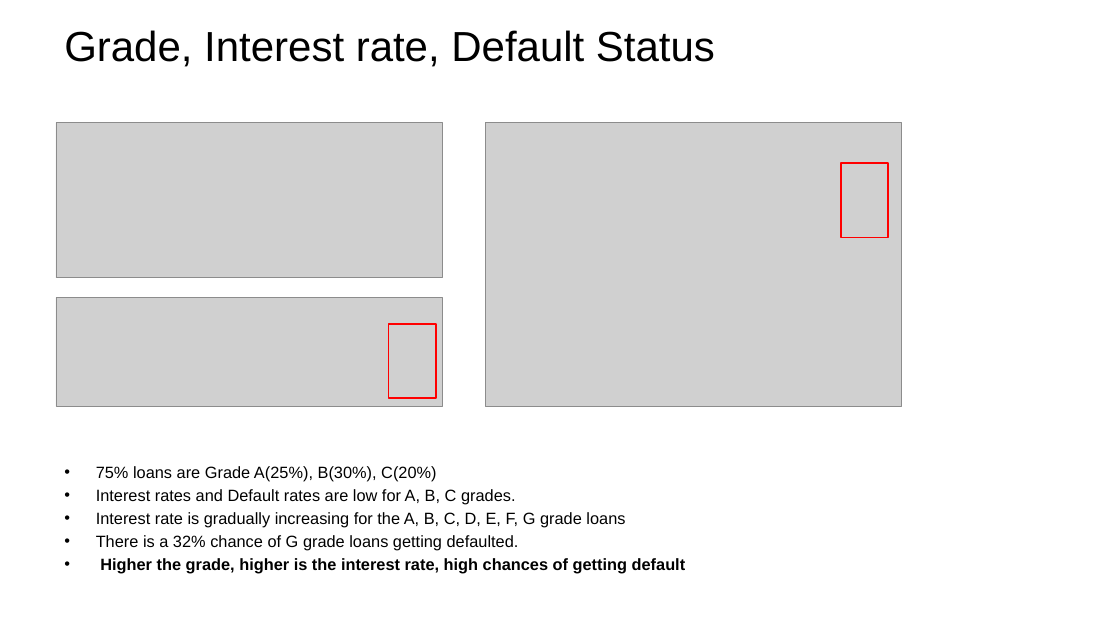
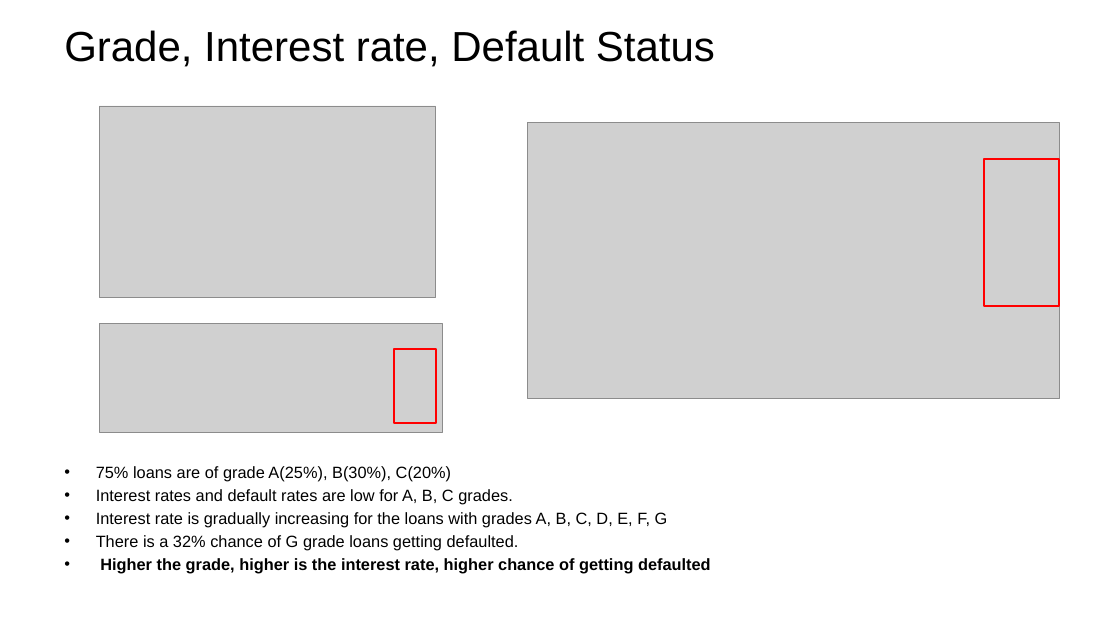
Before and after one commit to irish-luong/LandingClubCaseStudy, a slide deck: slide 7 of lending_club_case_study.pptx (slide 8 before the commit). Drawn at 1120x630 pixels with LibreOffice and Linux fonts; fonts in the diff are those of the drawing; grey boxes stand for pictures; background and template pictures are left out. Boxes give left, top, right and bottom in pixels: in the first picture for what was removed or moved away, otherwise in the second. Text is boxed around its words. In the diff, an @@ line names an element or a change of style, - is before the commit and + after.

```diff
--- a/lending_club_case_study.pptx
+++ b/lending_club_case_study.pptx
@@ picture: place and size @@
-picture at [56, 123, 443, 278]
+picture at [99, 106, 436, 297]
@@ picture: place and size @@
-picture at [486, 123, 902, 407]
+picture at [527, 123, 1060, 398]
@@ rectangle: place and size @@
-rectangle at [841, 163, 888, 238]
+rectangle at [984, 159, 1060, 307]
@@ picture: place and size @@
-picture at [56, 297, 443, 406]
+picture at [99, 323, 442, 432]
@@ rectangle: place and size @@
-rectangle at [388, 323, 435, 398]
+rectangle at [394, 349, 436, 423]
@@ text at [96, 466, 668, 528]: text changed @@
-• 75% loans are Grade A(25%), B(30%), C(20%)
-• Interest rates and Default rates are low for A, B, C grades.
-• Interest rate is gradually increasing for the A, B, C, D, E, F, G grade loans
+• 75% loans are of grade A(25%), B(30%), C(20%)
+• Interest rates and default rates are low for A, B, C grades.
+• Interest rate is gradually increasing for the loans with grades A, B, C, D, E, F, G
@@ text at [100, 558, 711, 573]: text changed @@
-• Higher the grade, higher is the interest rate, high chances of getting default
+• Higher the grade, higher is the interest rate, higher chance of getting defaulted
```
Also in this commit, not shown: 12 other slides changed, 1 slide added, 1 slide removed.
